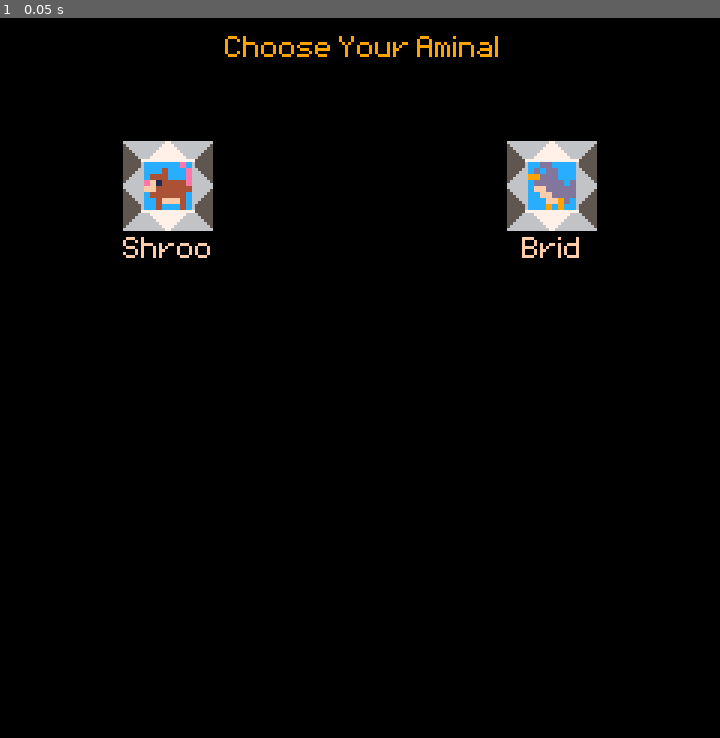
Above: before the commit, frame 1.
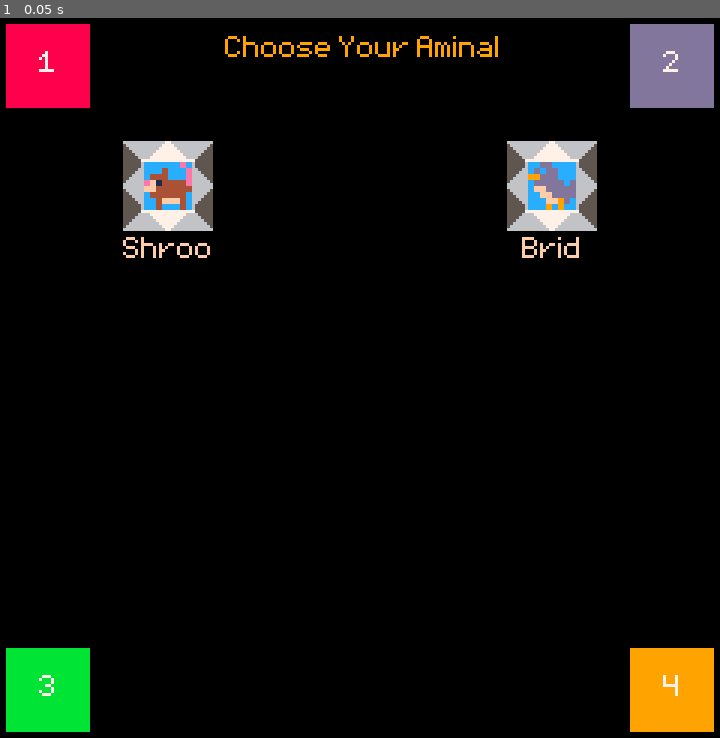
Above: after the commit, the same moment.

Repository: sealgair/ForestFiends
Game: Godot game, scene res://screens/character_select/CharacterSelect.tscn
The game is run twice, just before and just after one commit, with the same random seed, the same clock (stepped at 60 frames per second) and the same inputs.
Inputs:
- Up to frame 1 (0.05 s): no input

The runs differ from the first frame. In frame 1, 5.4% of the frame differs, in the area x 0-100%, y 0-100%.

Commit message:
victory screen almost works

Diff:
--- a/characters/Attack.gd
+++ b/characters/Attack.gd
@@ -15,6 +15,7 @@
 
 
 func _on_Attack_body_entered(body):
-	if body != attacker:
+	if body != attacker and !body.dead:
 		$CollisionShape2D.set_deferred("disabled", true)
+		attacker.hit()
 		body.die()
--- a/characters/Brid.gd
+++ b/characters/Brid.gd
@@ -10,6 +10,10 @@
 func _ready():
 	._ready()
 	gravity *= .25
+
+
+func get_species():
+	return "Brid"
 
 
 func special():
--- a/characters/Player.gd
+++ b/characters/Player.gd
@@ -1,7 +1,12 @@
 extends KinematicBody2D
 
-export (int) var player = 1
+
+export (int) var order = 1
 export (int) var palette = null
+
+var ate = 0
+var fed = 0
+var points = 0
 
 var inputs = {}
 var run_speed = 100
@@ -9,7 +14,7 @@
 var gravity = 1200
 
 var screen_size
-signal hit
+signal made_hit
 signal respawn(player)
 
 var velocity = Vector2()
@@ -21,15 +26,24 @@
 func _ready():
 	screen_size = get_viewport_rect().size
 	# button mappings
-	inputs['right'] = "ui_right{p}".format({'p': player})
-	inputs['left'] = "ui_left{p}".format({'p': player})
-	inputs['special'] = "ui_a{p}".format({'p': player})
-	inputs['attack'] = "ui_b{p}".format({'p': player})
+	inputs['right'] = "ui_right{p}".format({'p': order})
+	inputs['left'] = "ui_left{p}".format({'p': order})
+	inputs['special'] = "ui_a{p}".format({'p': order})
+	inputs['attack'] = "ui_b{p}".format({'p': order})
 	if palette == null:
-		palette = player - 1
+		palette = order - 1
 	$AnimatedSprite.material.set_shader_param("palette", palette)
 
-	# TODO: invincibilty after spawn
+
+func init(start_pos):
+	position = start_pos
+	ate = 0
+	fed = 0
+
+
+func get_species():
+	return "Shroo"
+
 
 func special():
 	if is_on_floor():
@@ -104,7 +118,13 @@
 				an.transform.origin.x *= -1
 
 
+func hit():
+	ate += 1
+	emit_signal("made_hit")
+
+
 func die():
+	fed += 1
 	if not dead:
 		dead = true
 		$AnimatedSprite.play('dead')
@@ -112,14 +132,15 @@
 
 
 func _on_RespawnTimer_timeout():
-	emit_signal("respawn", self.player)
-	$DecayTimer.start()
-
-
-func _on_DecayTimer_timeout():
 	$AnimatedSprite.play('decay')
 
 
 func _on_AnimatedSprite_animation_finished():
 	if $AnimatedSprite.animation == "decay":
-		queue_free()
+		emit_signal("respawn", self)
+
+
+func revive(new_pos):
+	position = new_pos
+	dead = false
+	# TODO: invincibilty after revive
--- a/characters/Player.tscn
+++ b/characters/Player.tscn
@@ -82,9 +82,5 @@
 [node name="RespawnTimer" type="Timer" parent="."]
 one_shot = true
 
-[node name="DecayTimer" type="Timer" parent="."]
-wait_time = 2.0
-
 [connection signal="animation_finished" from="AnimatedSprite" to="." method="_on_AnimatedSprite_animation_finished"]
 [connection signal="timeout" from="RespawnTimer" to="." method="_on_RespawnTimer_timeout"]
-[connection signal="timeout" from="DecayTimer" to="." method="_on_DecayTimer_timeout"]
--- a/characters/Shroo.gd
+++ b/characters/Shroo.gd
@@ -2,21 +2,29 @@
 
 var dashing = 0
 var dash_speed = run_speed * 2
+
 
 # Called when the node enters the scene tree for the first time.
 func _ready():
 	._ready()
 	jump_speed = -200
 
+
+func get_species():
+	return "Shroo"
+
+
 func attack():
 	if dashing <= 0:
 		# no attack while dashing
 		.attack()
 
+
 func special():
 	if is_on_floor() and dashing <= 0:
 		.special()
 		dashing = 0.5
+
 
 func get_input():
 	.get_input()
--- /dev/null
+++ b/main/AminalSprite.gd
@@ -0,0 +1,27 @@
+extends Node2D
+
+var palette = 0
+
+# Called when the node enters the scene tree for the first time.
+func _ready():
+	pass
+
+
+func set_species(species):
+	var instance = Global.species[species].instance()
+	instance.palette = palette
+	set_aminal(instance)
+
+func set_aminal(instance):
+	var aminal_sprite = instance.get_node("AnimatedSprite")
+	while ($AnimatedSprite.frames.get_frame_count("idle") > 0):
+		$AnimatedSprite.frames.remove_frame("idle", 0)
+	for f in range(aminal_sprite.frames.get_frame_count("idle")):
+		var frame = aminal_sprite.frames.get_frame("idle", f)
+		$AnimatedSprite.frames.add_frame("idle", frame)
+	if instance.palette != palette and instance.palette != null:
+		set_palette(instance.palette)
+
+func set_palette(new_palette):
+	palette = new_palette
+	$AnimatedSprite.material.set_shader_param("palette", palette)
--- /dev/null
+++ b/main/AminalSprite.tscn
@@ -0,0 +1,61 @@
+[gd_scene load_steps=7 format=2]
+
+[ext_resource path="res://art/shru.png" type="Texture" id=2]
+[ext_resource path="res://main/AminalSprite.gd" type="Script" id=3]
+
+[sub_resource type="AtlasTexture" id=2]
+atlas = ExtResource( 2 )
+region = Rect2( 0, 16, 16, 16 )
+
+[sub_resource type="AtlasTexture" id=3]
+atlas = ExtResource( 2 )
+region = Rect2( 32, 16, 16, 16 )
+
+[sub_resource type="SpriteFrames" id=1]
+resource_local_to_scene = true
+animations = [ {
+"frames": [ SubResource( 2 ), SubResource( 3 ) ],
+"loop": true,
+"name": "idle",
+"speed": 5.0
+} ]
+
+[sub_resource type="GDScript" id=4]
+script/source = "extends AnimatedSprite
+
+
+export (String) var aminal = \"\"
+
+# Called when the node enters the scene tree for the first time.
+func _ready():
+	if aminal:
+		set_aminal(aminal)
+
+
+func set_aminal(new_aminal):
+	aminal = new_aminal
+	var instance = Global.characters[aminal].instance()
+	var aminal_sprite = instance.get_node(\"AnimatedSprite\")
+	for f in range($AnimatedSprite.frames.get_frame_count(\"idle\")):
+		$AnimatedSprite.frames.remove_frame(\"idle\", f)
+	for f in range(aminal_sprite.frames.get_frame_count(\"idle\")):
+		var frame = aminal_sprite.frames.get_frame(\"idle\", f)
+		$AnimatedSprite.frames.add_frame(\"idle\", frame)
+"
+
+[node name="AminalSprite" type="Node2D"]
+script = ExtResource( 3 )
+
+[node name="ColorRect" type="ColorRect" parent="."]
+margin_right = 16.0
+margin_bottom = 16.0
+color = Color( 0.160784, 0.678431, 1, 1 )
+__meta__ = {
+"_edit_group_": true
+}
+
+[node name="AnimatedSprite" type="AnimatedSprite" parent="."]
+position = Vector2( 8, 8 )
+frames = SubResource( 1 )
+animation = "idle"
+script = SubResource( 4 )
--- a/main/Global.gd
+++ b/main/Global.gd
@@ -1,8 +1,6 @@
 extends Node
 
-var players = [null, null, null, null]
-var palettes = [0,0,0,0]
-var characters = {
+var species = {
 	'Shroo': load("res://characters/Shroo.tscn"),
 	'Brid': load("res://characters/Brid.tscn"),
 }
@@ -10,22 +8,13 @@
 	'select': "res://screens/character_select/CharacterSelect.tscn",
 	'play': "res://screens/arena/Map.tscn",
 }
+var player_colors = [
+	Color("ff004d"),
+	Color("83769c"),
+	Color("00e436"),
+	Color("ffa300"),
+]
 
 # Called when the node enters the scene tree for the first time.
 func _ready():
 	pass
-
-func add_player(index, character, palette=null):
-	players[index] = characters[character]
-	palettes[index] = palette
-
-func instance_player(index):
-	var player = players[index].instance()
-	player.palette = palettes[index]
-	return player
-
-func remove_player(index):
-	players[index] = null
-
-func load_scene(named):
-	get_tree().change_scene(screens[named])
--- a/project.godot
+++ b/project.godot
@@ -17,6 +17,7 @@
 [autoload]
 
 Global="*res://main/Global.gd"
+ScreenManager="*res://screens/ScreenManager.gd"
 
 [display]
 
--- /dev/null
+++ b/screens/ScreenManager.gd
@@ -0,0 +1,21 @@
+extends Node
+
+var screens = {
+	'select': preload("res://screens/character_select/CharacterSelect.tscn"),
+	'play': preload("res://screens/arena/Map.tscn"),
+	'victory': preload("res://screens/victory/Victory.tscn"),
+}
+
+func _ready():
+	pass # Replace with function body.
+
+
+func load_screen(screen_name, parameters={}):
+	var screen = screens[screen_name].instance()
+	for prop in parameters:
+		screen.set(prop, parameters[prop])
+
+	var root = get_tree().get_root()
+	var current_scene = root.get_child(root.get_child_count() - 1)
+	root.add_child(screen)
+	current_scene.queue_free()
--- a/screens/arena/Map.gd
+++ b/screens/arena/Map.gd
@@ -1,29 +1,56 @@
 extends Node2D
+
+var players = []
+export (int) var score_limit = 2
+var score = 0
+
 
 func _ready():
 	randomize()
+	$Score.text = String(score_limit)
 	var spawn_points = $RespawnTiles.get_used_cells()
-	for p in range(Global.players.size()):
-		if Global.players[p] != null:
-			var s = randi() % spawn_points.size()
-			spawn(p, spawn_points[s])
-			spawn_points.erase(s)
+	for player in players:
+		var s = randi() % spawn_points.size()
+		player.init(spawn_points[s] * player.size)
+		spawn_points.erase(s)
+		add_child(player)
+		player.connect("respawn", self, "spawn")
+		player.connect("made_hit", self, "hit")
 
 
-func on_respawn(pl):
-	spawn(pl-1)
+func hit():
+	score = 0
+	for player in players:
+		score += player.ate
 
-func spawn(p, spawn_point=null):
-	var pl = p+1 # user visible playerlabel
-	if Global.players[p] == null:
-		return
+	if score >= score_limit:
+		$VictoryTimer.start()
+	else:
+		$Score.text = String(score_limit - score)
+
+
+func spawn(player, spawn_point=null):
 	if not spawn_point:
 		var spawn_points = $RespawnTiles.get_used_cells()
 		spawn_point = spawn_points[randi() % spawn_points.size()]
 		# TODO: get point furthest from players
-	var player = Global.instance_player(p)
-	player.set_name("Player{p}".format({'p': pl }))
-	player.player = pl
-	player.position = spawn_point * player.size
-	add_child(player)
-	player.connect("respawn", self, "on_respawn")
+	player.revive(spawn_point * player.size)
+
+
+func make_points(player):
+	# TODO:
+	#local kpm = player.kills / (self.gametime/60)
+	#local ktd = player.kills - player.deaths
+	#local kpc = player.kills / self.totalkills
+	#return max(0, ceil(kpm * 800 + ktd * 500 + kpc * 2000))
+	return player.ate * 5 - player.fed * 2
+
+
+func end():
+	for player in players:
+		player.points = make_points(player)
+	ScreenManager.load_screen("victory", {'players': players})
+
+
+func _on_VictoryTimer_timeout():
+	end()
--- a/screens/arena/Map.tscn
+++ b/screens/arena/Map.tscn
@@ -1,7 +1,9 @@
-[gd_scene load_steps=10 format=2]
+[gd_scene load_steps=14 format=2]
 
 [ext_resource path="res://art/aminals.png" type="Texture" id=1]
 [ext_resource path="res://screens/arena/Map.gd" type="Script" id=2]
+[ext_resource path="res://art/score.png" type="Texture" id=3]
+[ext_resource path="res://main/MenuTheme.tres" type="Theme" id=4]
 
 [sub_resource type="ConvexPolygonShape2D" id=2]
 points = PoolVector2Array( 0, 0, 8, 0, 8, 8, 0, 8 )
@@ -155,6 +157,18 @@
 0/shapes = [  ]
 0/z_index = 0
 
+[sub_resource type="AtlasTexture" id=8]
+atlas = ExtResource( 3 )
+region = Rect2( 0, 0, 64, 16 )
+
+[sub_resource type="SpriteFrames" id=9]
+animations = [ {
+"frames": [ SubResource( 8 ) ],
+"loop": true,
+"name": "default",
+"speed": 5.0
+} ]
+
 [node name="Map" type="Node2D"]
 script = ExtResource( 2 )
 
@@ -179,3 +193,23 @@
 cell_custom_transform = Transform2D( 1, 0, 0, 1, 0, 0 )
 format = 1
 tile_data = PoolIntArray( 131076, 0, 0, 131083, 0, 0, 393218, 0, 0, 393223, 0, 0, 393229, 0, 0, 655365, 0, 0, 655370, 0, 0, 917506, 0, 0, 917512, 0, 0, 917517, 0, 0 )
+
+[node name="AnimatedSprite" type="AnimatedSprite" parent="."]
+position = Vector2( 128, 8 )
+frames = SubResource( 9 )
+
+[node name="Score" type="Label" parent="."]
+margin_left = 104.0
+margin_top = 2.0
+margin_right = 152.0
+margin_bottom = 16.0
+theme = ExtResource( 4 )
+text = "0"
+align = 1
+valign = 1
+
+[node name="VictoryTimer" type="Timer" parent="."]
+wait_time = 0.3
+one_shot = true
+
+[connection signal="timeout" from="VictoryTimer" to="." method="_on_VictoryTimer_timeout"]
--- a/screens/character_select/CharacterSelect.gd
+++ b/screens/character_select/CharacterSelect.gd
@@ -4,13 +4,13 @@
 var highlights = [null, null, null, null]
 var selections = [false, false, false, false]
 var selectors
-var players
+var player_selectors
 
 func _ready():
 	selectors = [
 		[$Selector1, $Selector3,],
 	]
-	players = [
+	player_selectors = [
 		$Player1Selector,
 		$Player2Selector,
 		$Player3Selector,
@@ -49,7 +49,7 @@
 
 		var cell = highlights[p]
 		if selections[p]:
-			players[p].shift_palette(-sign(dir.x - dir.y))
+			player_selectors[p].shift_palette(-sign(dir.x - dir.y))
 		elif dir.length() != 0:
 			if cell == null:
 				cell = Vector2(0,0)
@@ -60,7 +60,7 @@
 			highlights[p] = cell
 
 		if cell != null:
-			players[p].visible = true
+			player_selectors[p].visible = true
 			selectors[cell.x][cell.y].highlighted |= int(pow(2,p))
 			if Input.is_action_just_pressed(inp['select']):
 				if selections[p]:
@@ -75,23 +75,23 @@
 					selections[p] = true
 			if selections[p]:
 				selectors[cell.x][cell.y].selected |= int(pow(2,p))
-				players[p].set_aminal(selectors[cell.x][cell.y].aminal)
+				player_selectors[p].set_species(selectors[cell.x][cell.y].species)
 
 			if Input.is_action_just_pressed(inp['cancel']):
 				if selections[p]:
 					selections[p] = false
-					players[p].set_aminal("")
+					player_selectors[p].set_aminal(null)
 				else:
 					highlights[p] = null
-		else:
-			players[p].visible = false
 
 
 func start_game():
+	var start_players = []
 	for p in range(selections.size()):
 		if selections[p]:
-			var player = players[p]
-			Global.add_player(p, player.aminal, player.palette)
-		else:
-			Global.remove_player(p)
-	Global.load_scene("play")
+			var player = player_selectors[p]
+			start_players.append(player.make_player())
+
+	ScreenManager.load_screen("play", {
+		"players": start_players
+	})
--- a/screens/character_select/CharacterSelect.tscn
+++ b/screens/character_select/CharacterSelect.tscn
@@ -15,14 +15,14 @@
 
 [node name="Selector1" parent="." instance=ExtResource( 4 )]
 position = Vector2( 48, 48 )
-aminal = "Shroo"
+species = "Shroo"
 
 [node name="Selector2" parent="." instance=ExtResource( 4 )]
 position = Vector2( 112, 48 )
 
 [node name="Selector3" parent="." instance=ExtResource( 4 )]
 position = Vector2( 176, 48 )
-aminal = "Brid"
+species = "Brid"
 
 [node name="Selector4" parent="." instance=ExtResource( 4 )]
 position = Vector2( 48, 112 )
@@ -56,12 +56,12 @@
 
 [node name="Player2Selector" parent="." instance=ExtResource( 2 )]
 position = Vector2( 216, 8 )
-player = 2
+player_order = 2
 
 [node name="Player3Selector" parent="." instance=ExtResource( 2 )]
 position = Vector2( 8, 216 )
-player = 3
+player_order = 3
 
 [node name="Player4Selector" parent="." instance=ExtResource( 2 )]
 position = Vector2( 216, 216 )
-player = 4
+player_order = 4
--- a/screens/character_select/CharacterSelector.gd
+++ b/screens/character_select/CharacterSelector.gd
@@ -2,8 +2,7 @@
 
 export (int) var highlighted = 0
 export (int) var selected = 0
-export (String) var aminal = ""
-var aminal_sprite
+export (String) var species = ""
 
 var player_sprites
 
@@ -14,14 +13,11 @@
 		$Player3,
 		$Player4,
 	]
-	if aminal:
-		var instance = Global.characters[aminal].instance()
-		aminal_sprite = instance.get_node("AnimatedSprite")
-		$Aminal.frames = aminal_sprite.frames
-		$Aminal.play("idle")
-		$Label.text = aminal
+	if species:
+		$AminalSprite.set_species(species)
+		$Label.text = species
 	else:
-		$Background.animation = "off"
+		visible = false
 
 func _process(delta):
 	for p in range(4):
--- a/screens/character_select/CharacterSelector.tscn
+++ b/screens/character_select/CharacterSelector.tscn
@@ -3,6 +3,7 @@
 [ext_resource path="res://screens/character_select/CharacterSelector.gd" type="Script" id=1]
 [ext_resource path="res://art/selector.png" type="Texture" id=2]
 [ext_resource path="res://main/MenuTheme.tres" type="Theme" id=3]
+[ext_resource path="res://main/AminalSprite.tscn" type="PackedScene" id=4]
 
 [sub_resource type="AtlasTexture" id=1]
 atlas = ExtResource( 2 )
@@ -125,14 +126,6 @@
 "speed": 5.0
 } ]
 
-[sub_resource type="SpriteFrames" id=15]
-animations = [ {
-"frames": [  ],
-"loop": true,
-"name": "idle",
-"speed": 5.0
-} ]
-
 [node name="CharacterSelector" type="Node2D"]
 script = ExtResource( 1 )
 
@@ -165,11 +158,8 @@
 animation = "select"
 centered = false
 
-[node name="Aminal" type="AnimatedSprite" parent="."]
+[node name="AminalSprite" parent="." instance=ExtResource( 4 )]
 position = Vector2( 8, 8 )
-frames = SubResource( 15 )
-animation = "idle"
-centered = false
 
 [node name="Label" type="Label" parent="."]
 margin_top = 33.0
--- a/screens/character_select/PlayerSelector.gd
+++ b/screens/character_select/PlayerSelector.gd
@@ -1,41 +1,40 @@
 extends Node2D
 
-export (int) var player = 1
+export (int) var player_order = 1
 var palette = 0
-var aminal = ""
-var colors = [
-	Color("ff004d"),
-	Color("83769c"),
-	Color("00e436"),
-	Color("00e436"),
-]
+var species = ""
 
 # Called when the node enters the scene tree for the first time.
 func _ready():
-	$Label.text = String(player)
-	$Background.color = colors[player-1]
+	$Label.text = String(player_order)
+	$Background.color = Global.player_colors[player_order-1]
+	$AminalSprite.visible = false
+	$Sky.visible = false
+	$Label.visible = true
 
 func shift_palette(amount):
 	palette = wrapi(palette+amount, 0, 4)
-	$Aminal.material.set_shader_param("palette", palette)
+	$AminalSprite.material.set_shader_param("palette", palette)
 
-func set_aminal(new_aminal):
-	aminal = new_aminal
-	if aminal:
-		var instance = Global.characters[aminal].instance()
-		var aminal_sprite = instance.get_node("AnimatedSprite")
-		for f in range($Aminal.frames.get_frame_count("idle")):
-			$Aminal.frames.remove_frame("idle", f)
-		for f in range(aminal_sprite.frames.get_frame_count("idle")):
-			var frame = aminal_sprite.frames.get_frame("idle", f)
-			$Aminal.frames.add_frame("idle", frame)
+func set_species(new_species):
+	var instance = Global.species[new_species].instance()
+	set_aminal(instance)
 
+func set_aminal(instance):
+	if instance:
+		species = instance.get_species()
+		$AminalSprite.set_aminal(instance)
+		$AminalSprite.visible = true
+		$Sky.visible = true
 		$Label.visible = false
-		$Sky.visible = true
-		$Aminal.visible = true
-		$Aminal.play("idle")
-		$Aminal.material.set_shader_param("palette", palette)
 	else:
-		$Aminal.visible = false
+		species = ""
+		$AminalSprite.visible = false
 		$Sky.visible = false
 		$Label.visible = true
+
+func make_player():
+	var player = Global.species[species].instance()
+	player.palette = palette
+	player.order = player_order
+	return player
--- a/screens/character_select/PlayerSelector.tscn
+++ b/screens/character_select/PlayerSelector.tscn
@@ -3,15 +3,7 @@
 [ext_resource path="res://screens/character_select/PlayerSelector.gd" type="Script" id=1]
 [ext_resource path="res://main/MenuTheme.tres" type="Theme" id=2]
 [ext_resource path="res://main/PalletSwap.tres" type="Material" id=3]
-
-[sub_resource type="SpriteFrames" id=1]
-resource_local_to_scene = true
-animations = [ {
-"frames": [  ],
-"loop": true,
-"name": "idle",
-"speed": 5.0
-} ]
+[ext_resource path="res://main/AminalSprite.tscn" type="PackedScene" id=4]
 
 [node name="PlayerSelector" type="Node2D"]
 script = ExtResource( 1 )
@@ -42,10 +34,6 @@
 align = 1
 valign = 1
 
-[node name="Aminal" type="AnimatedSprite" parent="."]
-visible = false
+[node name="AminalSprite" parent="." instance=ExtResource( 4 )]
 material = ExtResource( 3 )
 position = Vector2( 8, 8 )
-frames = SubResource( 1 )
-animation = "idle"
-centered = false
--- /dev/null
+++ b/screens/victory/PlayerVictory.gd
@@ -0,0 +1,24 @@
+extends Node2D
+
+export (int) var place = 1
+var player
+
+var places = ["1st", "2nd", "3rd", "4th"]
+var place_anims = ["gold", "silver", "bronze", "lead"]
+
+
+# Called when the node enters the scene tree for the first time.
+func _ready():
+	if player:
+		$Place.text = places[place-1]
+		$AnimatedSprite.play(place_anims[place-1])
+		$AminalSprite.set_aminal(player)
+		$Place.add_color_override("font_color", Global.player_colors[player.order-1])
+		$Ate.text = "Ate: {v}".format({'v': player.ate})
+		$Fed.text = "Fed: {v}".format({'v': player.fed})
+		$Points.text = "Pts: {v}".format({'v': player.points})
+
+
+# Called every frame. 'delta' is the elapsed time since the previous frame.
+#func _process(delta):
+#	pass
--- /dev/null
+++ b/screens/victory/PlayerVictory.tscn
@@ -0,0 +1,97 @@
+[gd_scene load_steps=10 format=2]
+
+[ext_resource path="res://art/medals.png" type="Texture" id=1]
+[ext_resource path="res://main/MenuTheme.tres" type="Theme" id=2]
+[ext_resource path="res://screens/victory/PlayerVictory.gd" type="Script" id=3]
+[ext_resource path="res://main/AminalSprite.tscn" type="PackedScene" id=4]
+
+[sub_resource type="AtlasTexture" id=4]
+atlas = ExtResource( 1 )
+region = Rect2( 0, 42, 42, 42 )
+
+[sub_resource type="AtlasTexture" id=3]
+atlas = ExtResource( 1 )
+region = Rect2( 0, 0, 42, 42 )
+
+[sub_resource type="AtlasTexture" id=6]
+atlas = ExtResource( 1 )
+region = Rect2( 42, 42, 42, 42 )
+
+[sub_resource type="AtlasTexture" id=5]
+atlas = ExtResource( 1 )
+region = Rect2( 42, 0, 42, 42 )
+
+[sub_resource type="SpriteFrames" id=2]
+animations = [ {
+"frames": [ SubResource( 4 ) ],
+"loop": true,
+"name": "bronze",
+"speed": 5.0
+}, {
+"frames": [ SubResource( 3 ) ],
+"loop": true,
+"name": "gold",
+"speed": 5.0
+}, {
+"frames": [ SubResource( 6 ) ],
+"loop": true,
+"name": "lead",
+"speed": 5.0
+}, {
+"frames": [ SubResource( 5 ) ],
+"loop": true,
+"name": "silver",
+"speed": 5.0
+} ]
+
+[node name="PlayerVictory" type="Node2D"]
+script = ExtResource( 3 )
+
+[node name="Place" type="Label" parent="."]
+margin_left = -16.0
+margin_top = -33.0
+margin_right = 16.0
+margin_bottom = -23.0
+theme = ExtResource( 2 )
+text = "1st"
+align = 1
+
+[node name="AnimatedSprite" type="AnimatedSprite" parent="."]
+scale = Vector2( 0.944444, 0.944444 )
+frames = SubResource( 2 )
+animation = "gold"
+
+[node name="Ate" type="Label" parent="."]
+margin_left = -32.0
+margin_top = 27.0
+margin_right = 32.0
+margin_bottom = 37.0
+theme = ExtResource( 2 )
+custom_colors/font_color = Color( 1, 0, 0.301961, 1 )
+text = "Ate: "
+align = 1
+
+[node name="Fed" type="Label" parent="."]
+margin_left = -32.0
+margin_top = 42.0
+margin_right = 32.0
+margin_bottom = 52.0
+theme = ExtResource( 2 )
+custom_colors/font_color = Color( 0.494118, 0.145098, 0.32549, 1 )
+text = "Fed:"
+align = 1
+
+[node name="Points" type="Label" parent="."]
+margin_left = -32.0
+margin_top = 57.0
+margin_right = 32.0
+margin_bottom = 80.0
+theme = ExtResource( 2 )
+custom_colors/font_color = Color( 1, 0.92549, 0.152941, 1 )
+text = "Pts:
+"
+align = 1
+clip_text = true
+
+[node name="AminalSprite" parent="." instance=ExtResource( 4 )]
+position = Vector2( -8, -8 )
--- /dev/null
+++ b/screens/victory/Victory.gd
@@ -0,0 +1,41 @@
+extends Node2D
+
+var players = []
+var PlayerVictory = preload("res://screens/victory/PlayerVictory.tscn")
+var inputs = {}
+
+func score_sorter(a, b):
+	return a.points < b.points
+
+func _ready():
+	var column = get_viewport_rect().size.x / players.size()
+	var x = 0
+	players.sort_custom(self, 'score_sorter')
+	var prev = null
+	var place = 1
+	for player in players:
+		if prev and prev.points != player.points:
+			place += 1
+		var pv = PlayerVictory.instance()
+		pv.player = player
+		pv.place = place
+		pv.transform.origin.y = 64
+		pv.transform.origin.x = x + column / 2
+		x += column
+		add_child(pv)
+		prev = player
+
+	for p in range(4):
+		var pl = p+1
+		inputs[p] = {
+			'replay': 'ui_a{p}'.format({"p": pl}),
+			'change': 'ui_b{p}'.format({"p": pl}),
+		}
+
+func _process(delta):
+	for i in range(4):
+		var inp = inputs[i]
+		if Input.is_action_just_pressed(inp['replay']):
+			ScreenManager.load_screen('play', {'players': players})
+		if Input.is_action_just_pressed(inp['change']):
+			ScreenManager.load_screen('select')
--- /dev/null
+++ b/screens/victory/Victory.tscn
@@ -0,0 +1,45 @@
+[gd_scene load_steps=3 format=2]
+
+[ext_resource path="res://main/MenuTheme.tres" type="Theme" id=2]
+[ext_resource path="res://screens/victory/Victory.gd" type="Script" id=3]
+
+[node name="Victory" type="Node2D"]
+script = ExtResource( 3 )
+
+[node name="ColorRect2" type="ColorRect" parent="."]
+margin_right = 256.0
+margin_bottom = 64.0
+color = Color( 0.494118, 0.145098, 0.32549, 1 )
+
+[node name="ColorRect" type="ColorRect" parent="."]
+margin_top = 64.0
+margin_right = 256.0
+margin_bottom = 257.0
+color = Color( 0.113725, 0.168627, 0.32549, 1 )
+
+[node name="Line2D" type="Line2D" parent="."]
+position = Vector2( 0, 64 )
+points = PoolVector2Array( 0, 0, 256, 0 )
+width = 4.0
+default_color = Color( 1, 0.92549, 0.152941, 1 )
+
+[node name="Label" type="Label" parent="."]
+margin_left = 8.0
+margin_top = 237.0
+margin_right = 92.0
+margin_bottom = 247.0
+rect_pivot_offset = Vector2( 72, 3 )
+theme = ExtResource( 2 )
+custom_colors/font_color = Color( 0.760784, 0.764706, 0.780392, 1 )
+text = "Press A to Replay"
+
+[node name="Label2" type="Label" parent="."]
+margin_left = 128.0
+margin_top = 237.0
+margin_right = 248.0
+margin_bottom = 247.0
+rect_pivot_offset = Vector2( 72, 3 )
+theme = ExtResource( 2 )
+custom_colors/font_color = Color( 0.760784, 0.764706, 0.780392, 1 )
+text = "Press B to Change"
+align = 2
Binary file added: art/medals.png
Not shown, added: art/medals.png.import
Binary file added: art/score.png
Not shown, added: art/score.png.import
Not shown, added: art/medals.pxo
Not shown, added: art/score.pxo
Not shown, changed: selector.pxo
